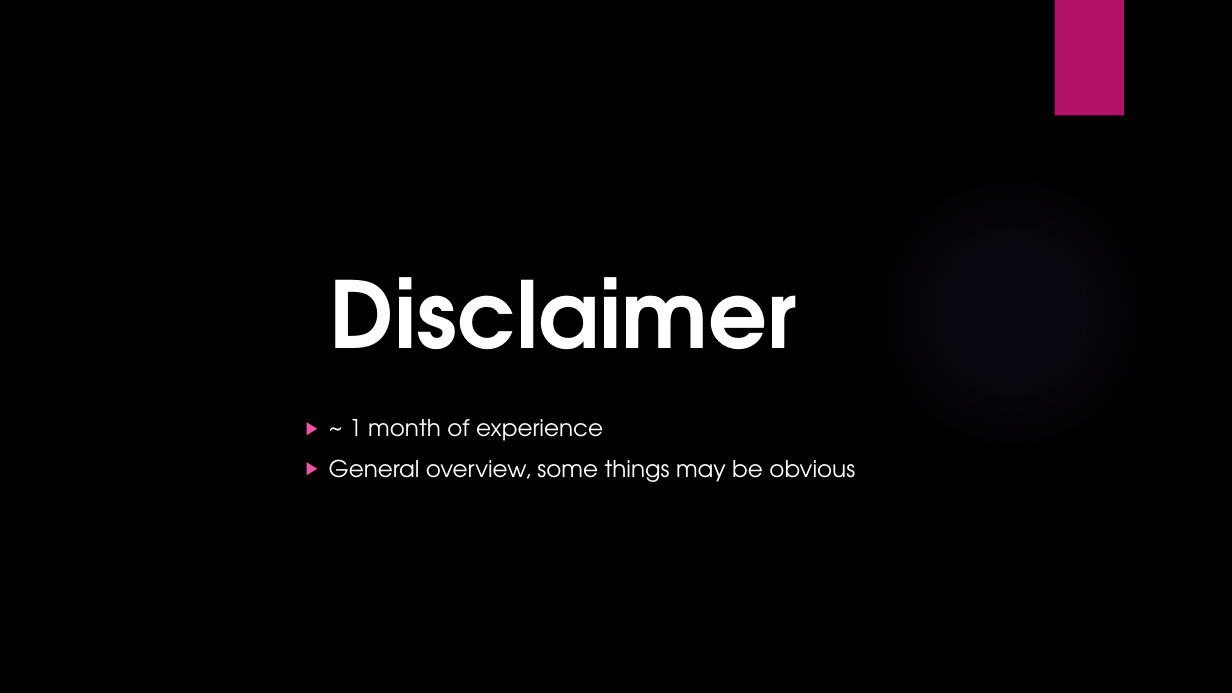
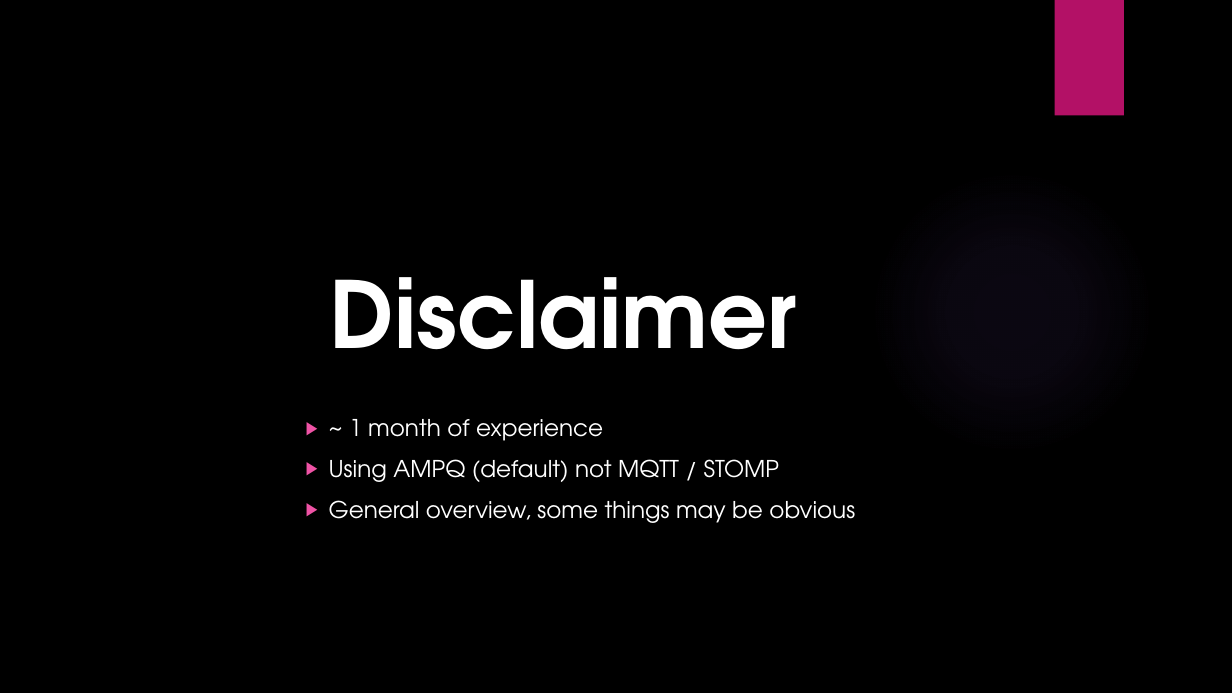
Before and after one commit to ryaovan/rabbitmq-tutorial, a slide deck: slide 2 of Rabbitmq lecture.pptx. Drawn at 1232x693 pixels with LibreOffice and Linux fonts; fonts in the diff are those of the drawing; background and template pictures are left out. Boxes give left, top, right and bottom in pixels: in the first picture for what was removed or moved away, otherwise in the second. Text is boxed around its words. In the diff, an @@ line names an element or a change of style, - is before the commit and + after.

```diff
--- a/Rabbitmq lecture.pptx
+++ b/Rabbitmq lecture.pptx
@@ text at [329, 459, 779, 482]: paragraph added @@
+        ▶ Using AMPQ (default) not MQTT / STOMP
```
Also in this commit, not shown: 5 other slides changed, 8 slides added, 1 slide removed, 10 other files.
